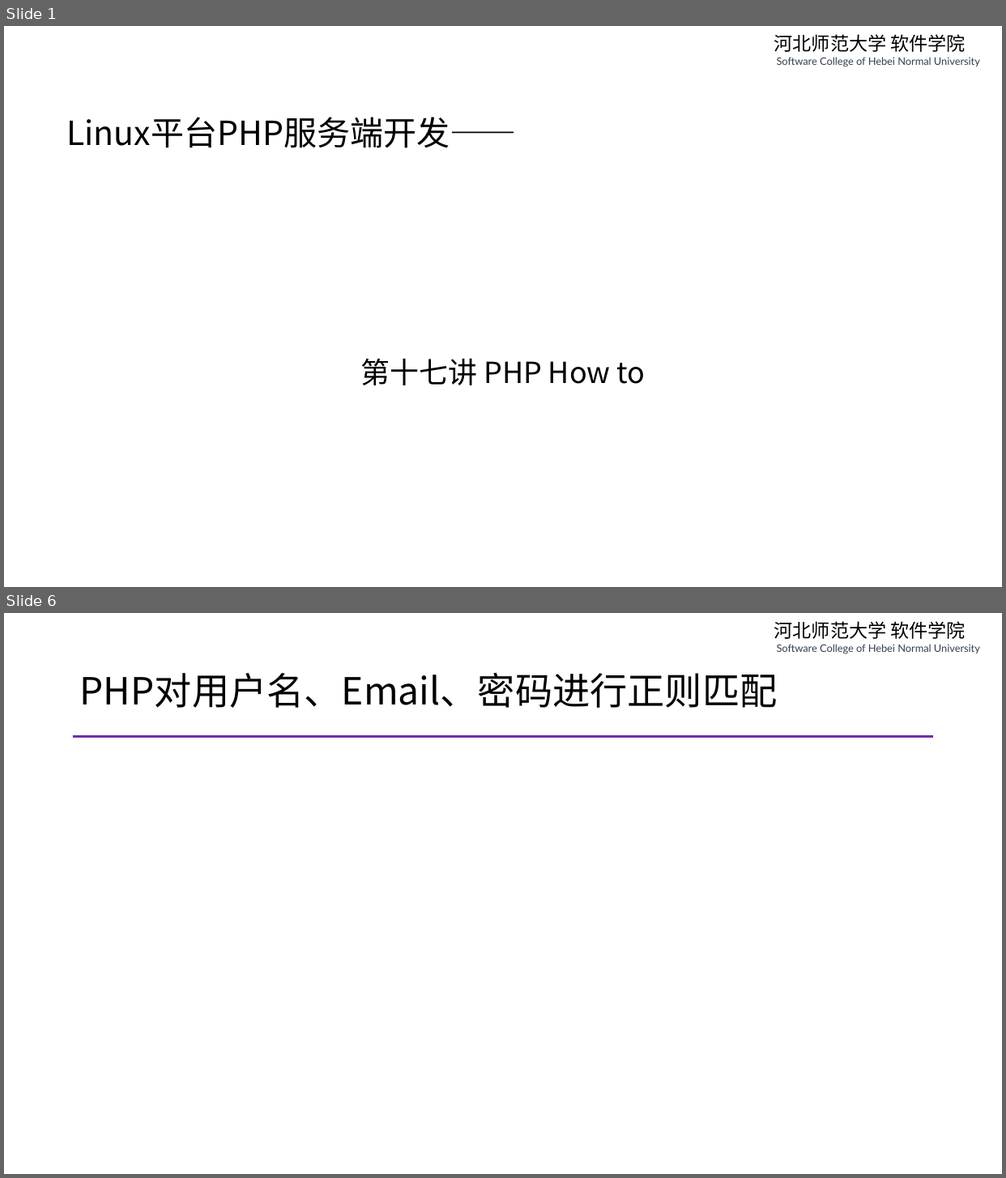
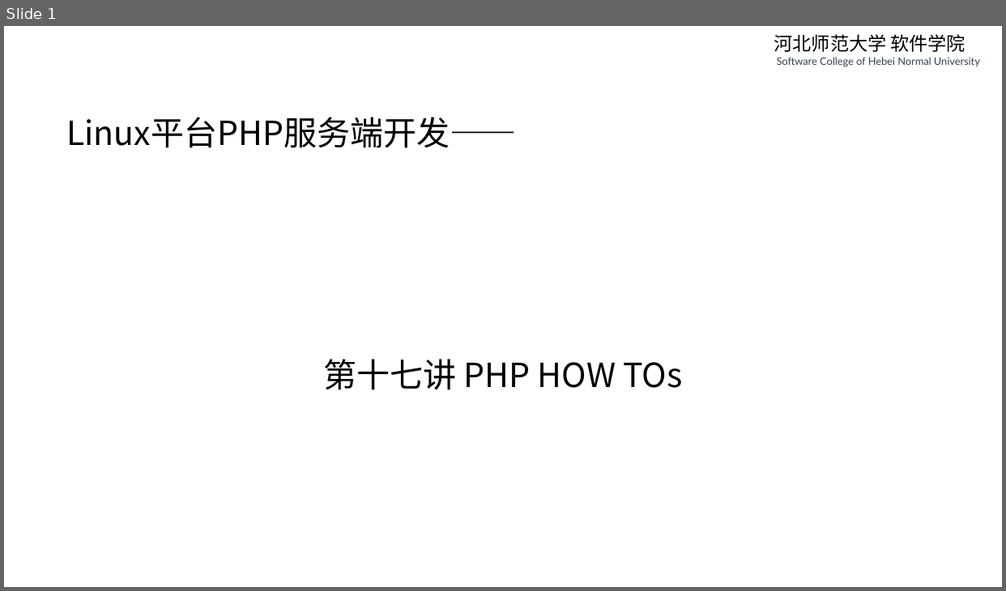
Before and after one commit to edu2act/course-php-serverside-development-on-linux, a slide deck: materials/slides/ch17-php-how-to.pptx. Shown one above the other, each under a label of ours: slides 1 and 6 before the commit, slide 1 after it; the slides between them are not shown. The pictures are 1006x1178 and 1006x591 pixels, drawn with LibreOffice and Linux fonts; fonts in the diff are those of the drawing. Boxes give left, top, right and bottom in pixels: in the first picture for what was removed or moved away, otherwise in the second. Text is boxed around its words. In the diff, an @@ line names an element or a change of style, - is before the commit and + after.

```diff
--- a/materials/slides/ch17-php-how-to.pptx
+++ b/materials/slides/ch17-php-how-to.pptx
@@ slide 6 removed at (4,613,1002,1174), background #FFFFFF; not listed: 1 template element that a slide beside it also shows @@
@@ title removed at (80,673,778,708) @@
-PHP对用户名、Email、密码进行正则匹配
@@ line removed from (73, 736) to (934, 736) @@
@@ slide 1 changed as well @@
@@ text at (323,359,682,390): text changed; size 28 to 32 pt @@
-第十七讲 PHP How to
+第十七讲 PHP HOW TOs
```
Also in this commit, not shown: 8 other slides changed, 3 slides added, 2 other slides removed, 14 other files.
